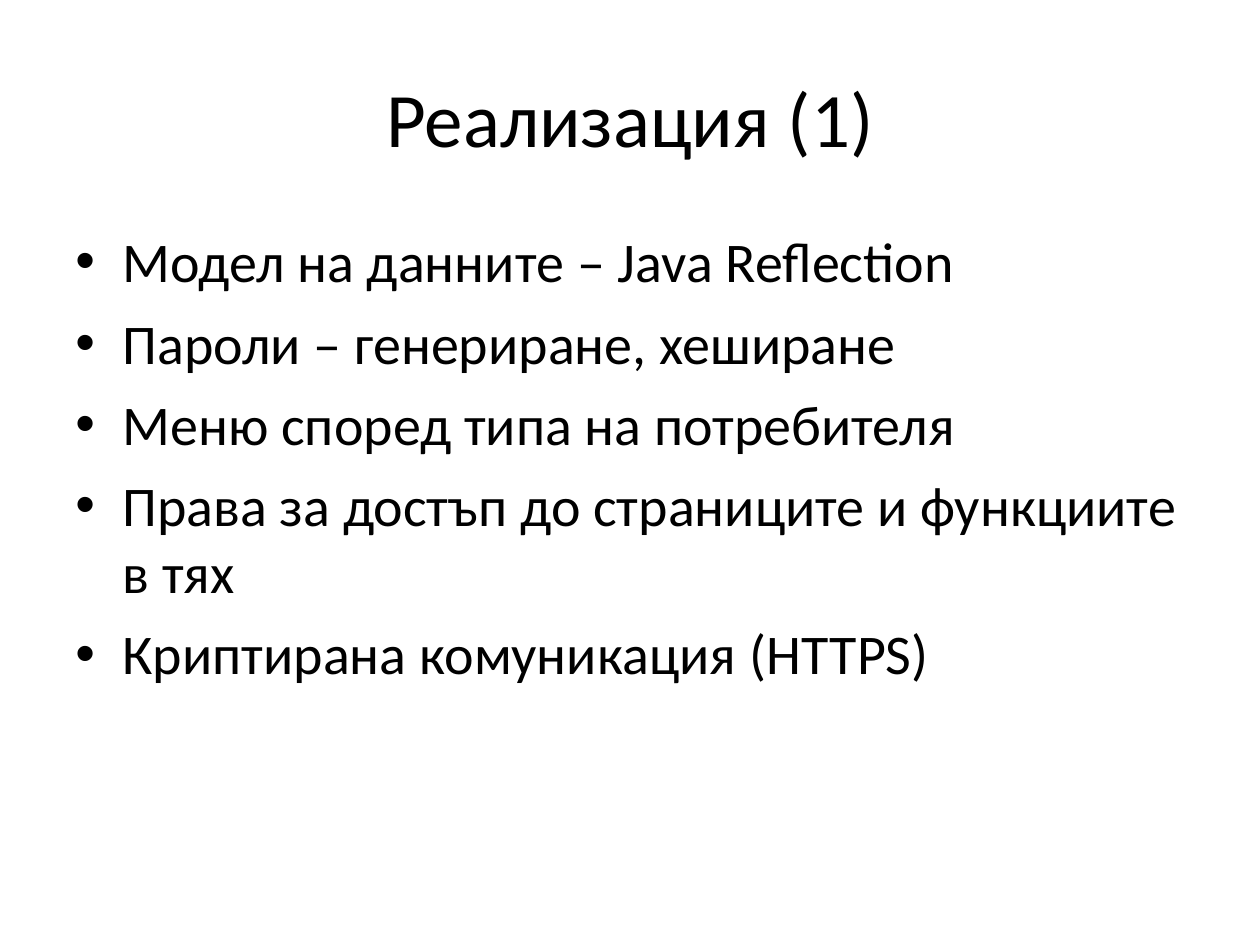
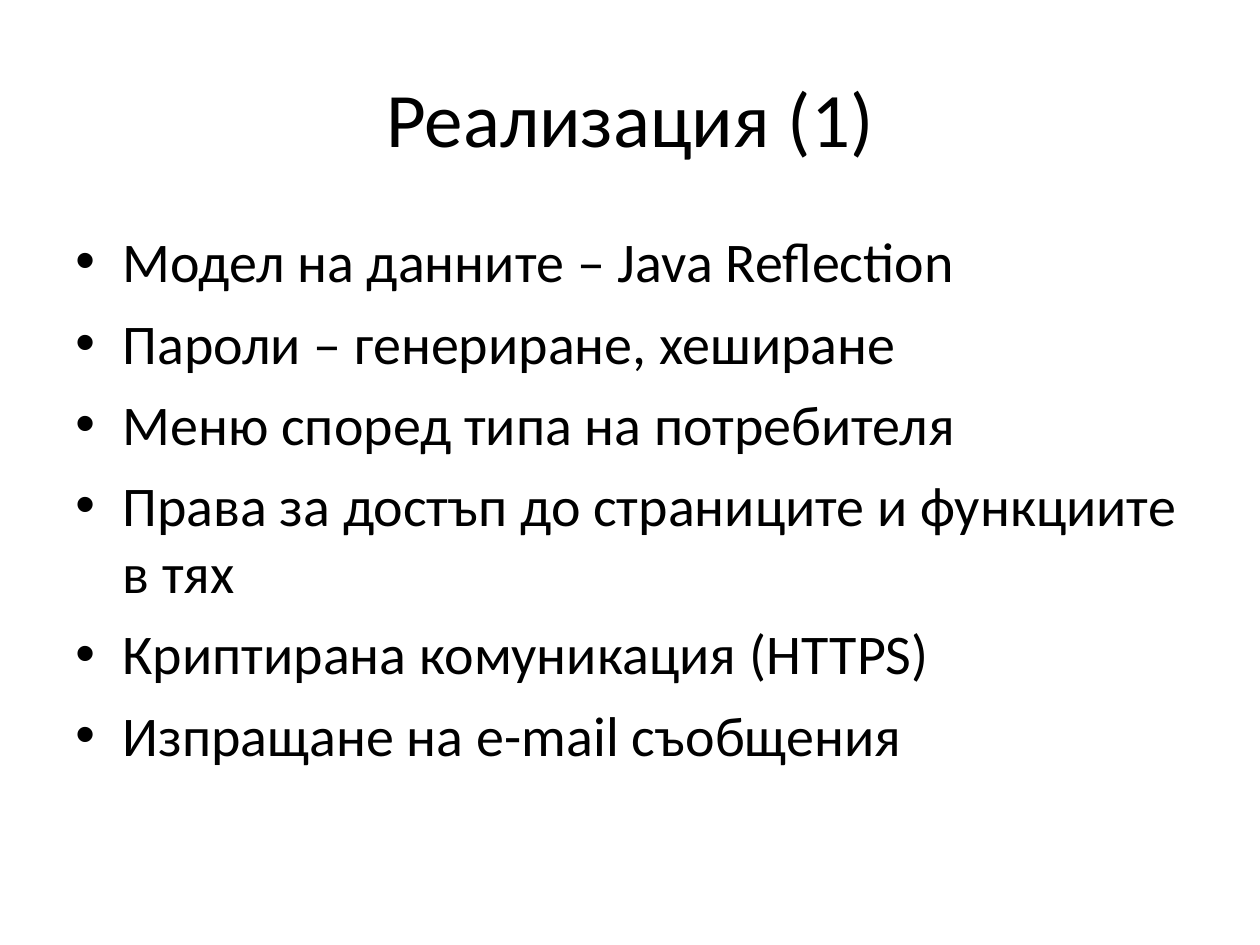
Before and after one commit to jasimcse/team2-strawberry, a slide deck: slide 22 of prezentaciq/venci.ppt (slide 13 before the commit). Drawn at 1260x945 pixels with LibreOffice and Linux fonts; fonts in the diff are those of the drawing. Boxes give left, top, right and bottom in pixels: in the first picture for what was removed or moved away, otherwise in the second. Text is boxed around its words. In the diff, an @@ line names an element or a change of style, - is before the commit and + after.

```diff
--- a/prezentaciq/venci.ppt
+++ b/prezentaciq/venci.ppt
@@ text at box(123, 717, 901, 766): paragraph added @@
+• Изпращане на e-mail съобщения
```
Also in this commit, not shown: 8 other slides changed, 20 slides added, 4 slides removed.
